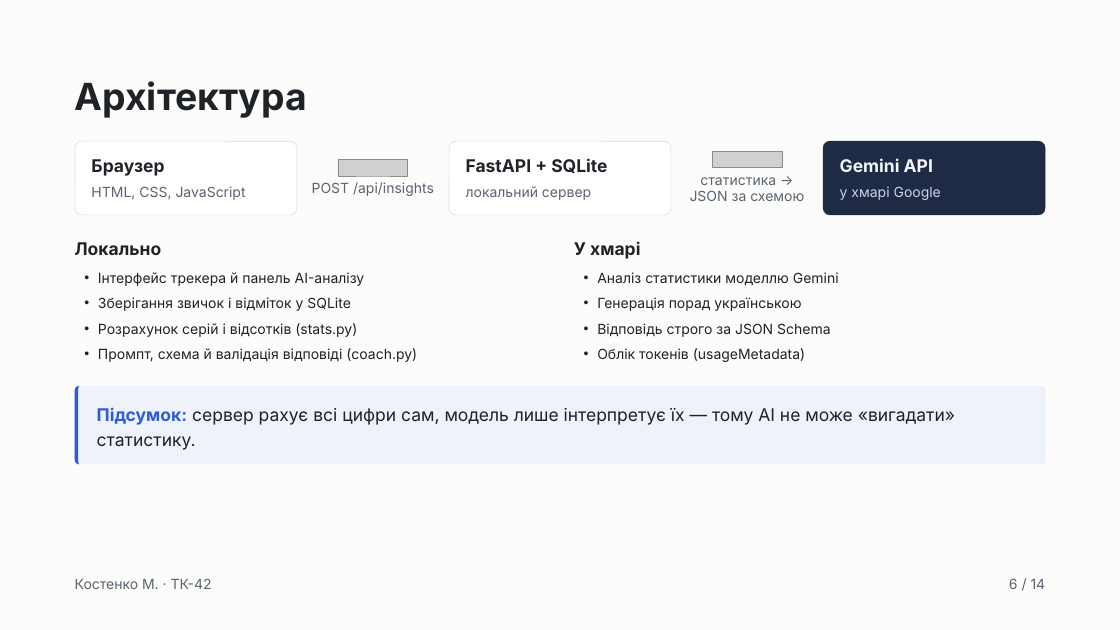
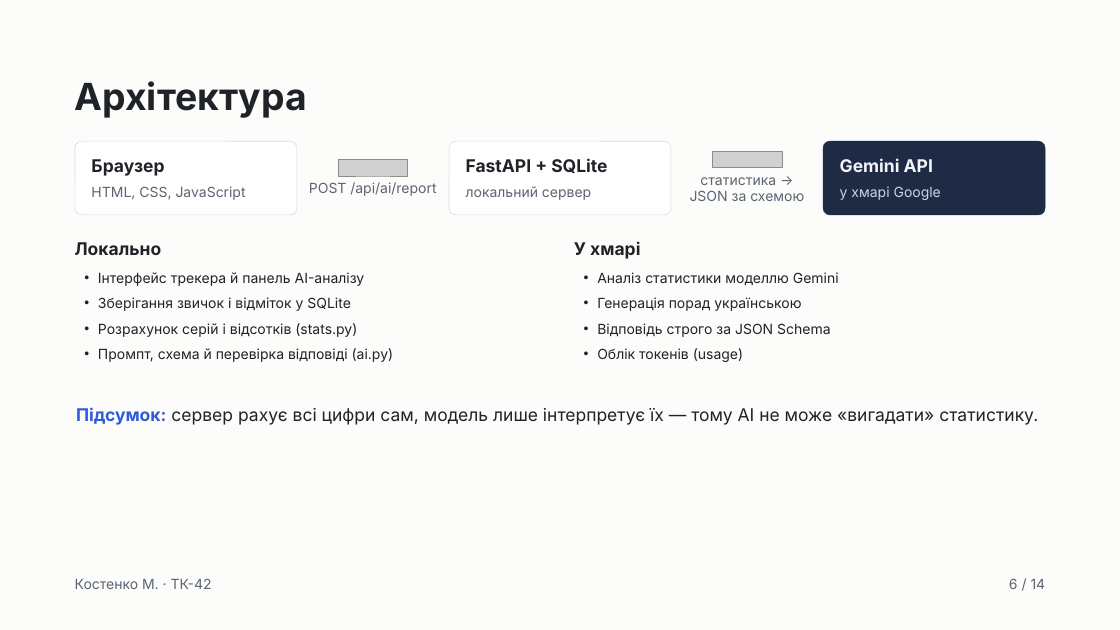
Before and after one commit to w1sed1/tracker-api, a slide deck: slide 6 of Habit Tracker + Gemini AI — Лаб. 2 «Хмарні обчислення».pptx. Drawn at 1120x630 pixels with LibreOffice and Linux fonts; fonts in the diff are those of the drawing; grey boxes stand for pictures. Boxes give left, top, right and bottom in pixels: in the first picture for what was removed or moved away, otherwise in the second. Text is boxed around its words. In the diff, an @@ line names an element or a change of style, - is before the commit and + after.

```diff
--- a/Habit Tracker + Gemini AI — Лаб. 2 «Хмарні обчислення».pptx
+++ b/Habit Tracker + Gemini AI — Лаб. 2 «Хмарні обчислення».pptx
@@ text at (309, 182, 436, 196): text changed @@
-POST /api/insights
+POST /api/ai/report
@@ text at (98, 348, 394, 362): text changed @@
-• Промпт, схема й валідація відповіді (coach.py)
+• Промпт, схема й перевірка відповіді (ai.py)
@@ text at (597, 348, 743, 362): text changed @@
-• Облік токенів (usageMetadata)
+• Облік токенів (usage)
@@ text "Підсумок: сервер рахує всі цифри ...": place and size @@
-text "Підсумок: сервер рахує всі цифри ..." at (75, 386, 1046, 465)
+text "Підсумок: сервер рахує всі цифри ..." at (76, 407, 1038, 425)
@@ text "Підсумок: сервер рахує всі цифри ..." at (76, 407, 1038, 425): fill #EEF2FB to none @@
@@ freeform shape removed at (75, 386, 1046, 465) @@
```
Also in this commit, not shown: 10 other slides changed, 4 other files.
